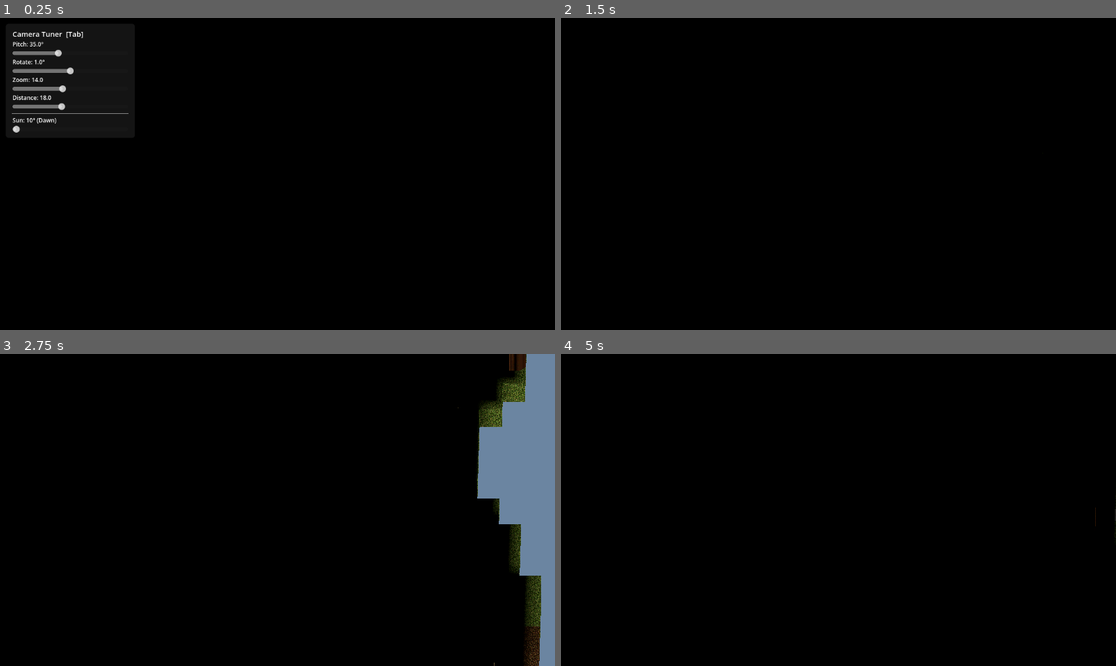
Above: before the commit, frames 1-4 (two rows, left to right).
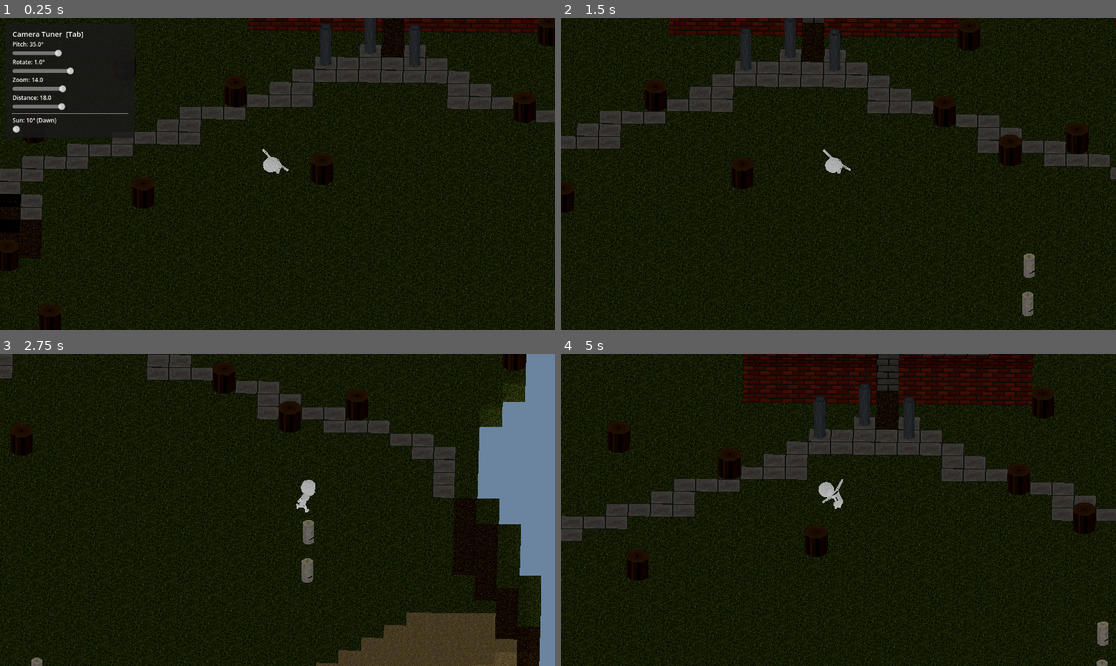
Above: after the commit, the same moments.

Repository: ninthfreak/ActionAdventureVoxel
Game: Godot game, scene res://scenes/main.tscn
Two runs of this game, one before a commit and one after it. Both use one fixed random seed, a clock stepped at 60 frames per second and the inputs below.
Inputs (mouse positions are in pixels of both pictures, inside the frame that each line leads up to):
- Up to frame 1 (0.25 s): no input
- Up to frame 2 (1.5 s): move the mouse to (960, 158) at 0.52 s; hold D (move_right) 0.53-1.28 s; hold Shift (run) 0.53-1.28 s; click (960, 158) at 0.67 s; tap Space (jump) at 0.77 s; move the mouse to (727, 189) at 1.27 s; hold S (move_down) from 1.28 s (still down); tap Tab (toggle_tuner) at 1.35 s
- Up to frame 3 (2.75 s): tap Space (jump) at 1.52 s; move the mouse to (333, 441) at 2.02 s; release S (move_down) at 2.03 s; hold D (move_right) from 2.03 s (still down); hold Shift (run) from 2.03 s (still down)
- Up to frame 4 (5 s): move the mouse to (810, 572) at 2.77 s; release D (move_right) at 2.78 s; release Shift (run) at 2.78 s; hold W (move_up) 2.78-3.53 s; tap Tab (toggle_tuner) at 2.85, 4.35 s; click (810, 572) at 2.92 s; tap Space (jump) at 3.02, 3.77, 4.52 s; move the mouse to (1005, 556) at 3.52 s; hold Shift (run) 3.53-4.28 s; hold A (move_left) from 3.53 s (still down); move the mouse to (672, 463) at 4.27 s

The runs differ from the first frame. In frame 1, 53% of the frame differs, in the area x 0-100%, y 0-100%; in frame 2, 58%; in frame 3, 54%; in frame 4, 59%.

Commit message:
Fix cel shader blowout: use albedo shading only, ignore light energy
Instead of multiplying by LIGHT_COLOR (which includes energy > 1.0),
just modulate the albedo between shadow and lit bands based on light
direction. Uses assignment instead of += to prevent additive blowout.
Cast shadows also soften to the shadow band rather than going black.

Co-Authored-By: Claude Opus 4.6 <noreply@anthropic.com>
Claude-Session: https://claude.ai/code/session_0168A7UbHfBLMdtnJfLHTF79

Diff:
--- a/shaders/cel.gdshader
+++ b/shaders/cel.gdshader
@@ -2,7 +2,7 @@
 render_mode specular_disabled, ambient_light_disabled;
 
 uniform vec3 albedo : source_color = vec3(1.0);
-uniform float shadow_strength : hint_range(0.0, 1.0) = 0.4;
+uniform float shadow_strength : hint_range(0.0, 1.0) = 0.35;
 uniform int bands : hint_range(2, 5) = 3;
 uniform bool use_vertex_color = false;
 
@@ -20,5 +20,6 @@
 	float NdotL = dot(NORMAL, LIGHT);
 	float stepped = floor(clamp(NdotL, 0.0, 1.0) * float(bands) + 0.5) / float(bands);
 	float shading = mix(1.0 - shadow_strength, 1.0, stepped);
-	DIFFUSE_LIGHT += ATTENUATION * LIGHT_COLOR * shading * ALBEDO;
+	float atten = mix(1.0 - shadow_strength, 1.0, ATTENUATION);
+	DIFFUSE_LIGHT = ALBEDO * shading * atten;
 }
